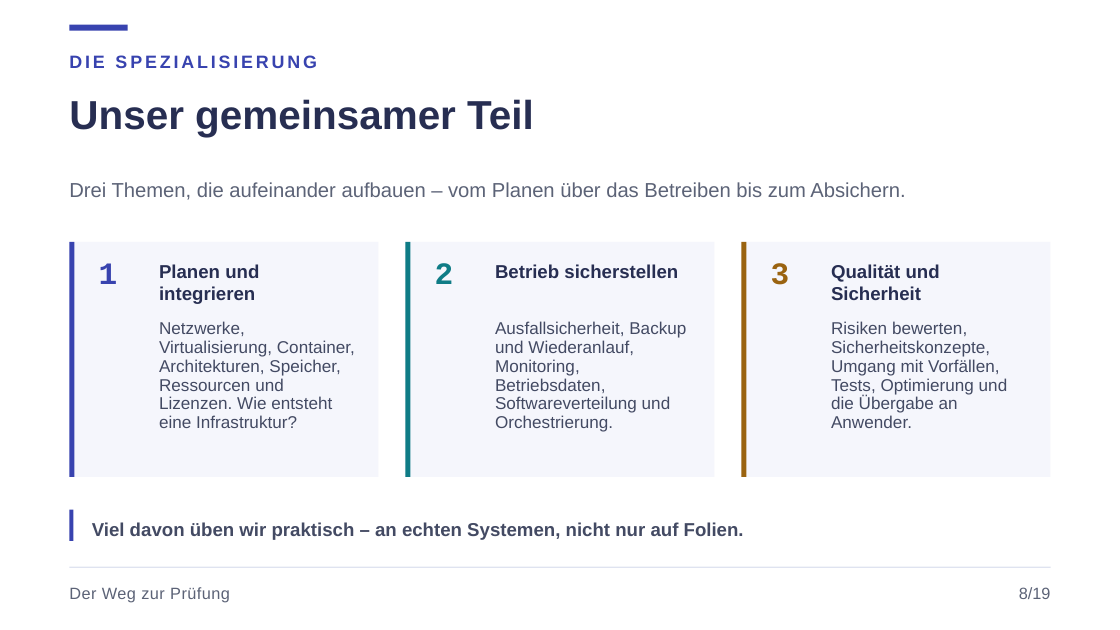
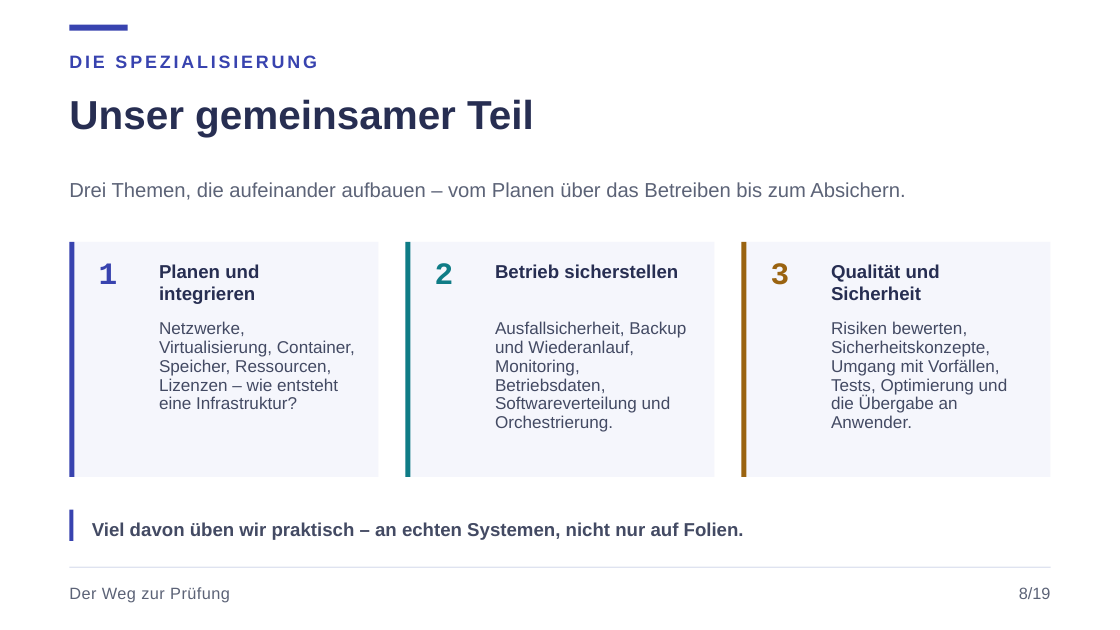
Before and after one commit to JacobMenge/kurs-unterlagen, a slide deck: slide 11 of folien/dist/00-orientierung.pptx. Drawn at 1120x630 pixels with LibreOffice and Linux fonts; fonts in the diff are those of the drawing. Boxes give left, top, right and bottom in pixels: in the first picture for what was removed or moved away, otherwise in the second. Text is boxed around its words. In the diff, an @@ line names an element or a change of style, - is before the commit and + after.

```diff
--- a/folien/dist/00-orientierung.pptx
+++ b/folien/dist/00-orientierung.pptx
@@ text at bbox=[159, 321, 355, 409]: text changed @@
-Netzwerke, Virtualisierung, Container, Architekturen, Speicher, Ressourcen und Lizenzen. Wie entsteht eine Infrastruktur?
+Netzwerke, Virtualisierung, Container, Speicher, Ressourcen, Lizenzen – wie entsteht eine Infrastruktur?
```
Also in this commit, not shown: 4 other slides changed, 8 other files.
